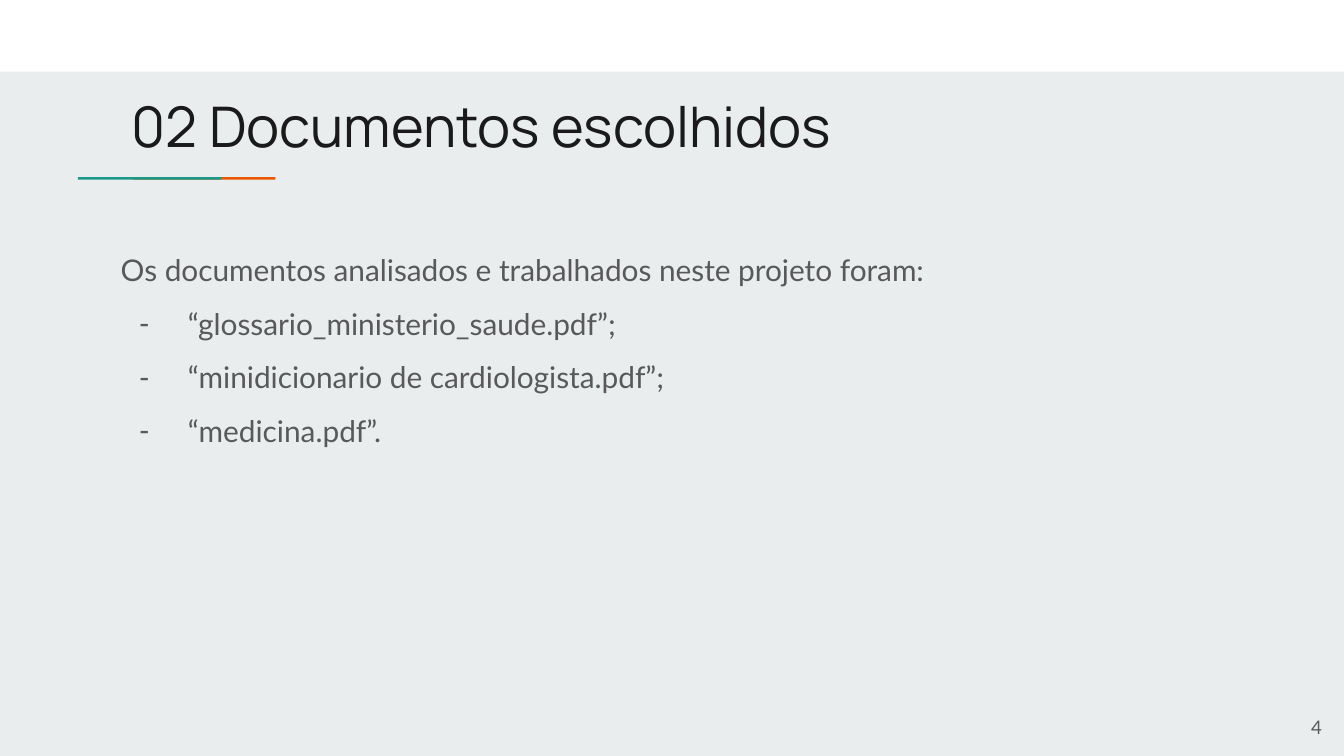
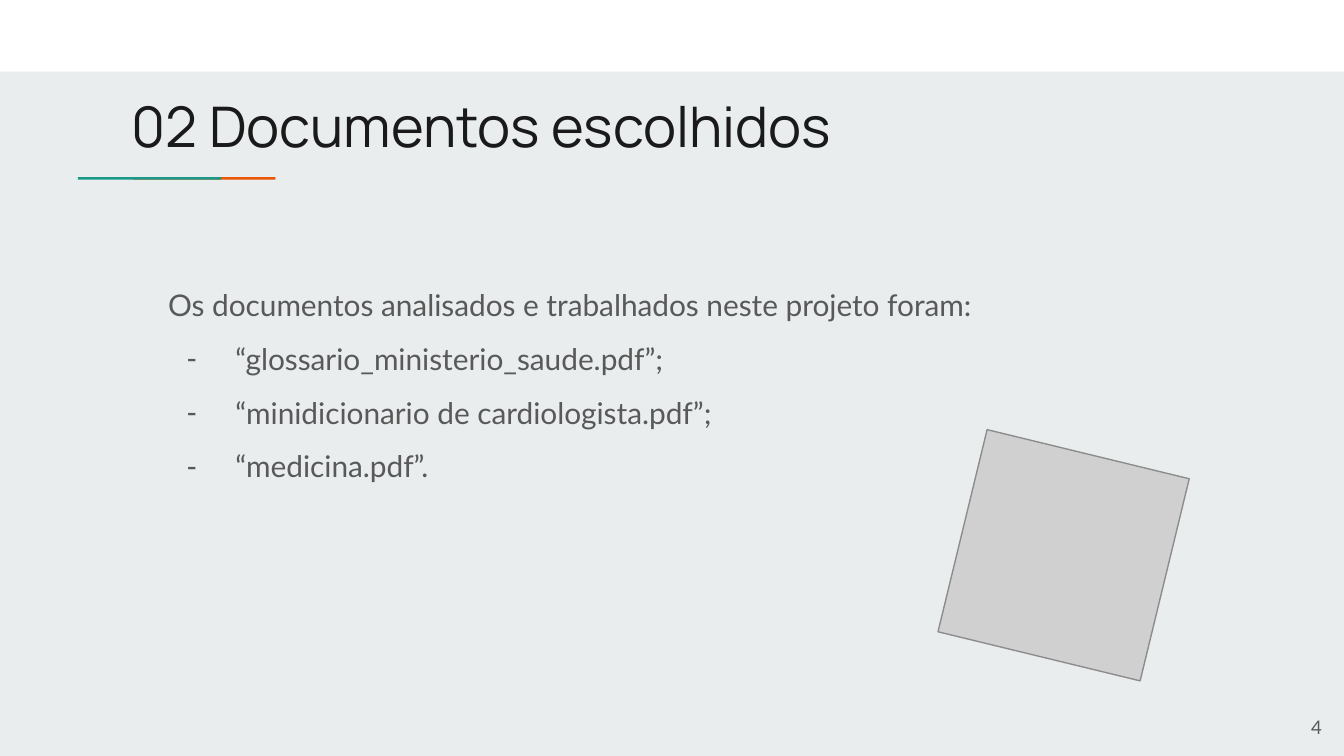
Before and after one commit to monicaccmartins/pln-2324, a slide deck: slide 4 of TP1/PLN - Apresentação.pptx. Drawn at 1344x756 pixels with LibreOffice and Linux fonts; fonts in the diff are those of the drawing; grey boxes stand for pictures. Boxes give left, top, right and bottom in pixels: in the first picture for what was removed or moved away, otherwise in the second. Text is boxed around its words. In the diff, an @@ line names an element or a change of style, - is before the commit and + after.

```diff
--- a/TP1/PLN - Apresentação.pptx
+++ b/TP1/PLN - Apresentação.pptx
@@ subtitle "Os documentos analisados e trabalhados ...": place and size @@
-subtitle "Os documentos analisados e trabalhados ..." at [121, 259, 924, 447]
+subtitle "Os documentos analisados e trabalhados ..." at [168, 294, 971, 482]
@@ picture added at [938, 430, 1190, 681] @@
```
Also in this commit, not shown: 1 other slide changed, 1 slide removed.
